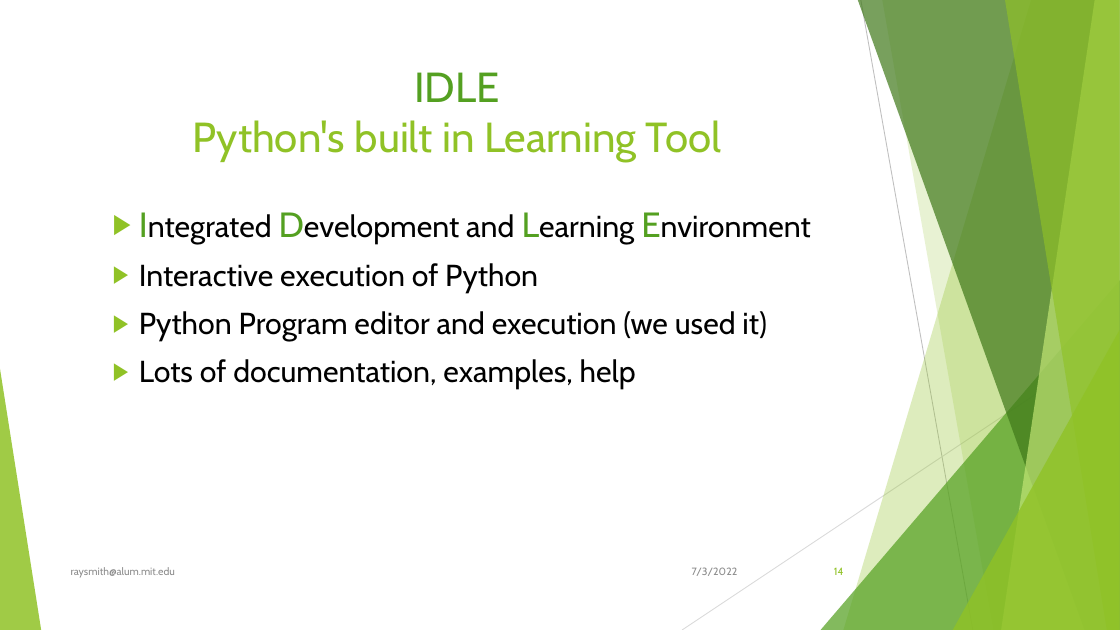
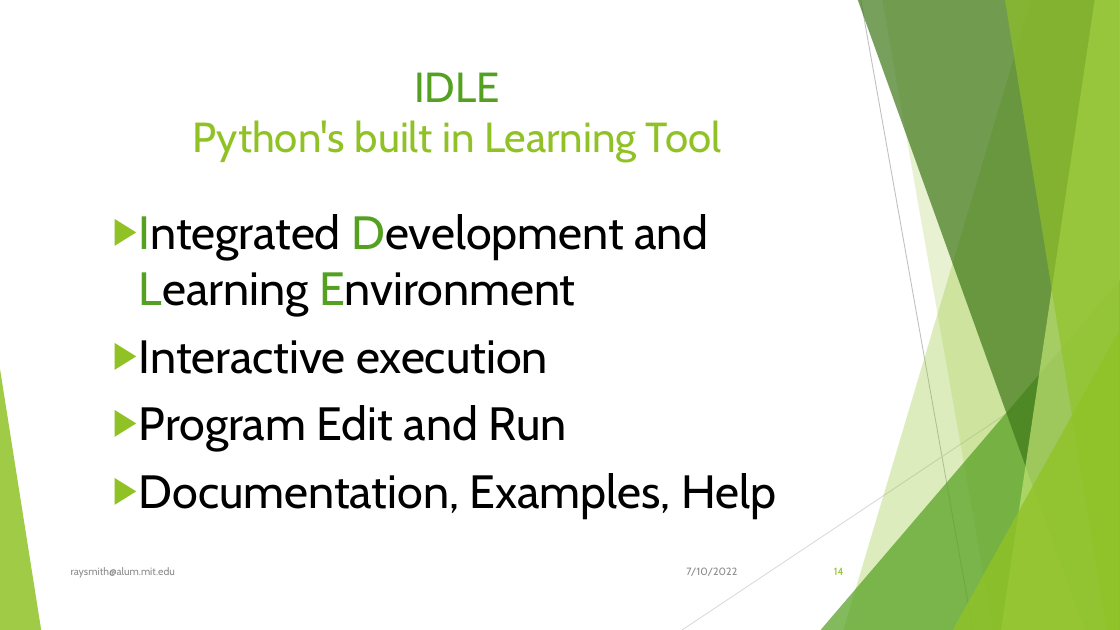
Before and after one commit to raysmith619/Introduction-To-Programming, a slide deck: slide 14 of presentation/Class_1_Introduction/Class_1_Introduction.pptx. Drawn at 1120x630 pixels with LibreOffice and Linux fonts; fonts in the diff are those of the drawing. Boxes give left, top, right and bottom in pixels: in the first picture for what was removed or moved away, otherwise in the second. Text is boxed around its words. In the diff, an @@ line names an element or a change of style, - is before the commit and + after.

```diff
--- a/presentation/Class_1_Introduction/Class_1_Introduction.pptx
+++ b/presentation/Class_1_Introduction/Class_1_Introduction.pptx
@@ text at bbox=[139, 214, 708, 316]: size 30 to 40 pt in "Integrated Development Learning Environment"; size 26 to 40 pt in "Integrated Development and Learning Environment" @@
@@ text at bbox=[139, 340, 776, 519]: text changed; size 26 to 40 pt @@
-  ▶ Interactive execution of Python
-  ▶ Python Program editor and execution (we used it)
-  ▶ Lots of documentation, examples, help
+  ▶ Interactive execution
+  ▶ Program Edit and Run
+  ▶ Documentation, Examples, Help
@@ text at bbox=[686, 567, 737, 576]: text changed @@
-7/3/2022
+7/10/2022
```
Also in this commit, not shown: 40 other slides changed, 1 slide added, 18 other files.
